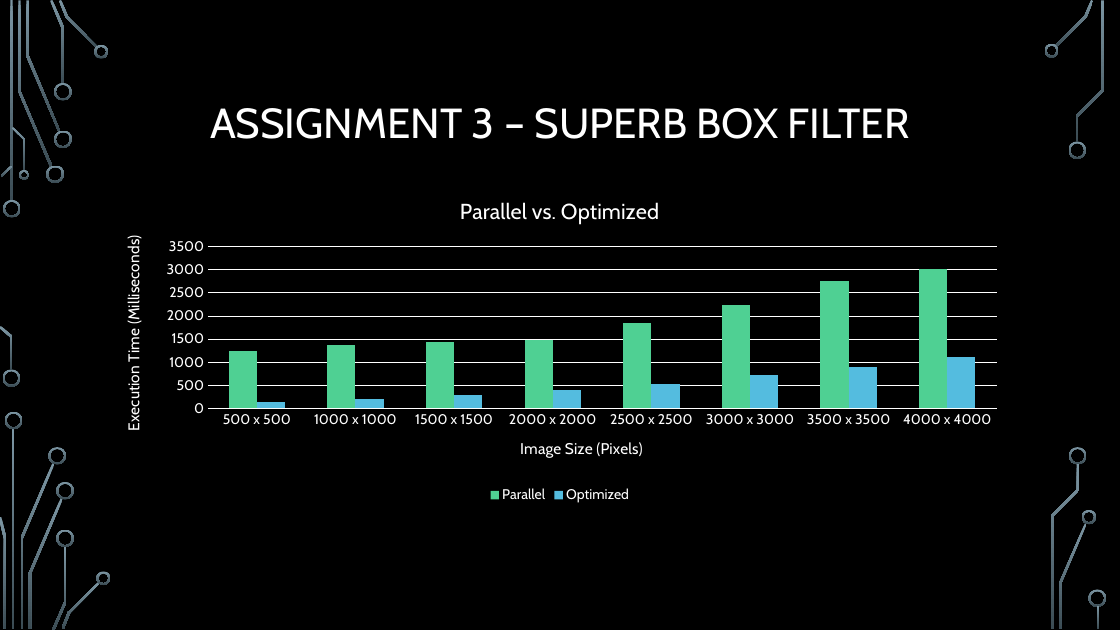
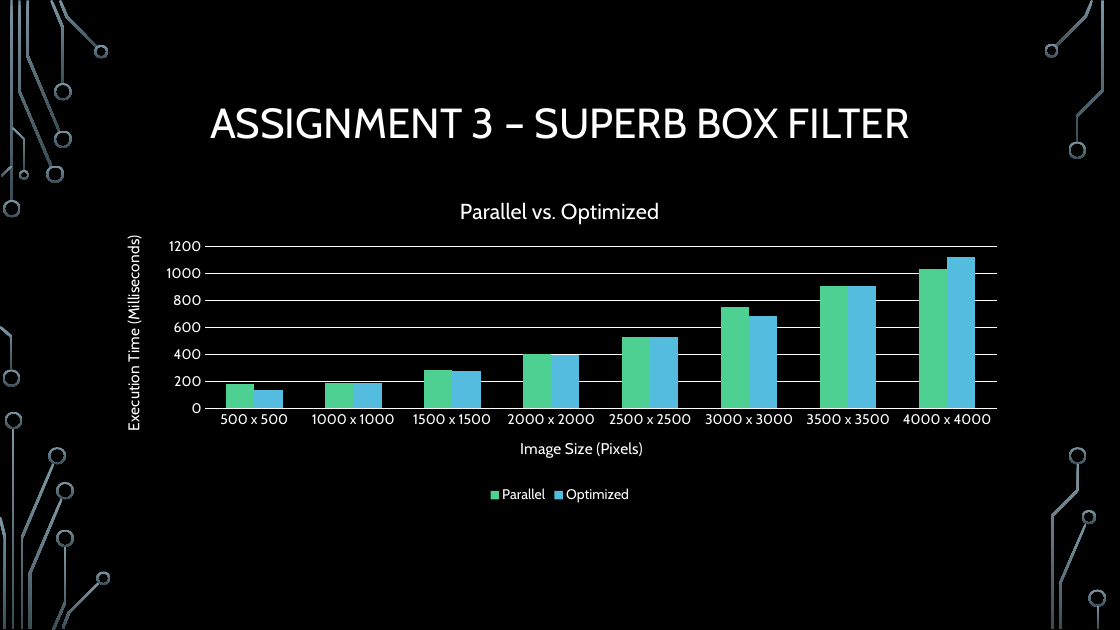
Before and after one commit to RosarioAleCali/DPS915_Final_Project, a slide deck: slide 10 of Project Presentation.pptx. Drawn at 1120x630 pixels with LibreOffice and Linux fonts; fonts in the diff are those of the drawing; background and template pictures are left out. Boxes give left, top, right and bottom in pixels: in the first picture for what was removed or moved away, otherwise in the second. Text is boxed around its words. In the diff, an @@ line names an element or a change of style, - is before the commit and + after.

```diff
--- a/Project Presentation.pptx
+++ b/Project Presentation.pptx
@@ column chart at (x1=105, y1=181, x2=1015, y2=507) @@
-Parallel: 1200, 1400, 1400, 1500, 1800, 2200, 2800, 3000
+Parallel: 180, 190, 290, 410, 530, 750, 910, 1040
-Optimized: 100, 200, 300, 400, 500, 700, 900, 1100
+Optimized: 140, 190, 280, 390, 530, 690, 900, 1120
```
Also in this commit, not shown: 2 other slides changed, 1 other file.
